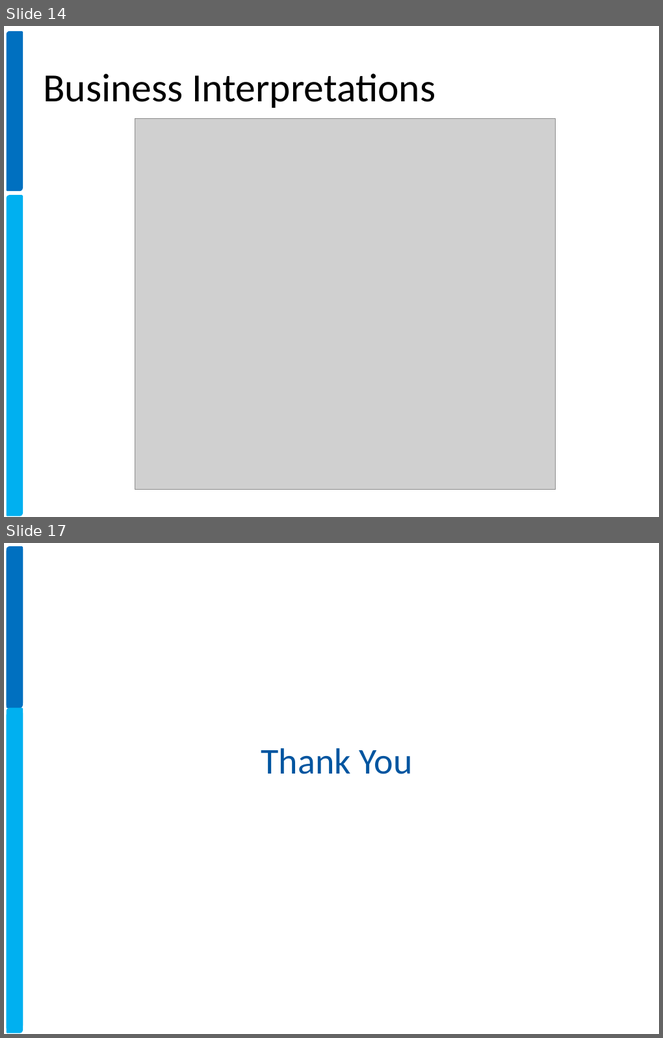
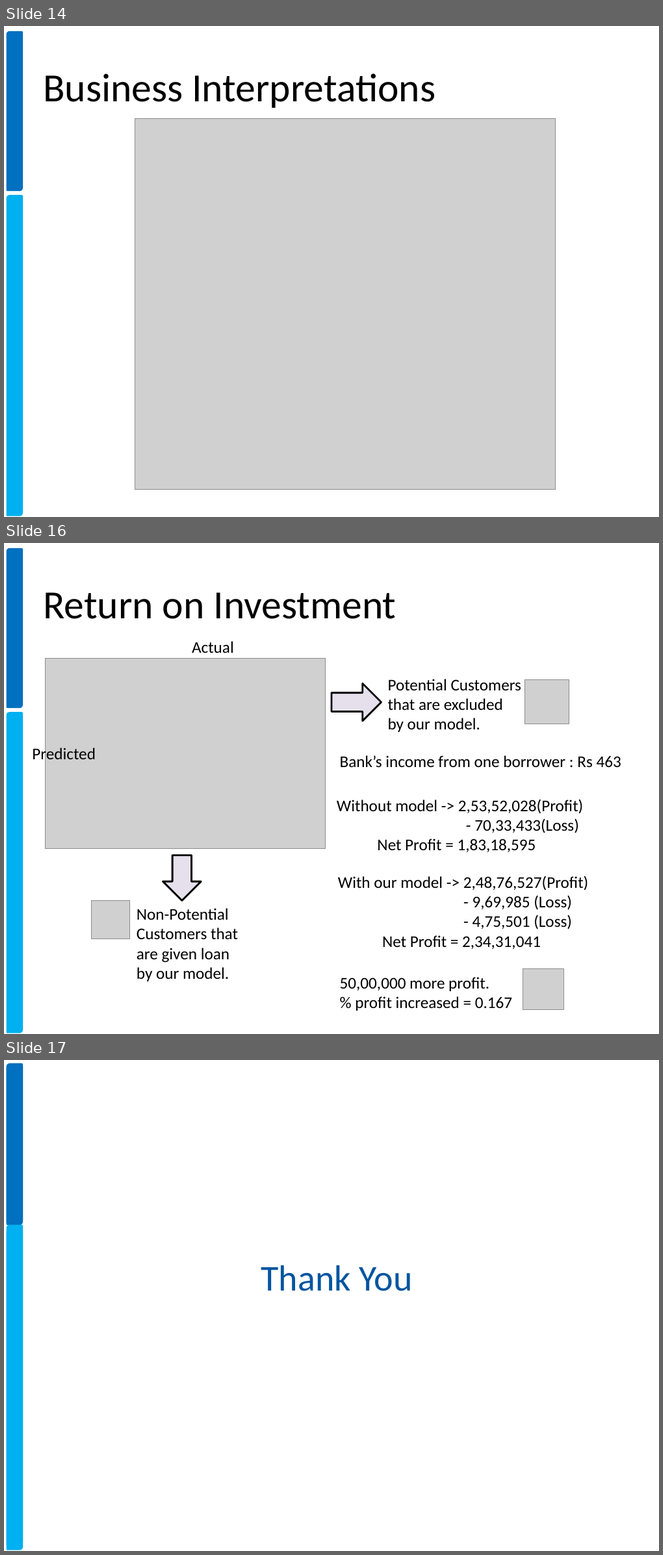
Before and after one commit to xavierigneous/Vehicle-Loan-Default-Prediction, a slide deck: Pravin Kumar/Vehicle Loan Default Prediction.pptx. Shown one above the other, each under a label of ours: slides 14 and 17 before the commit, slides 14, 16 and 17 after it; the slides between them are not shown. The pictures are 663x1038 and 663x1555 pixels, drawn with LibreOffice and Linux fonts; fonts in the diff are those of the drawing; grey boxes stand for pictures; background and template pictures are left out. Boxes give left, top, right and bottom in pixels: in the first picture for what was removed or moved away, otherwise in the second. Text is boxed around its words. In the diff, an @@ line names an element or a change of style, - is before the commit and + after.

```diff
--- a/Pravin Kumar/Vehicle Loan Default Prediction.pptx
+++ b/Pravin Kumar/Vehicle Loan Default Prediction.pptx
@@ slide 16 added at [4,543,659,1034], background #FFFFFF; not listed: 2 template elements that a slide beside it also shows @@
@@ title added at [43,592,397,619], 44 pt, text #000000 @@
+Return on Investment
@@ picture added at [46,658,326,849] @@
@@ text added at [192,641,234,653], 18 pt, text #000000 @@
+Actual
@@ text added at [388,679,522,732], 18 pt, text #000000 @@
+Potential Customers that are excluded by our model.
@@ down arrow added at [331,683,381,721], fill #E6E0EC, outline #000000 2 pt @@
@@ picture added at [525,680,569,724] @@
@@ text added at [32,746,95,764], 18 pt, text #000000 @@
+Predicted
@@ text added at [340,756,622,768], 18 pt, text #000000 @@
+Bank’s income from one borrower : Rs 463
@@ text added at [337,799,584,852], 18 pt, text #000000 @@
+Without model -> 2,53,52,028(Profit)
+- 70,33,433(Loss)
+Net Profit = 1,83,18,595
@@ right arrow added at [163,855,201,901], fill #E6E0EC, outline #000000 2 pt @@
@@ text added at [338,876,588,949], 18 pt, text #000000 @@
+With our model -> 2,48,76,527(Profit)
+- 9,69,985 (Loss)
+- 4,75,501 (Loss)
+Net Profit = 2,34,31,041
@@ picture added at [92,901,131,939] @@
@@ text added at [137,908,238,982], 18 pt, text #000000 @@
+Non-Potential Customers that are given loan by our model.
@@ picture added at [523,969,564,1010] @@
@@ text added at [340,977,512,1011], 18 pt, text #000000 @@
+50,00,000 more profit.
+% profit increased = 0.167
```
Also in this commit, not shown: 7 slides changed, 1 other slide added, 2 slides removed, 2 other files.
